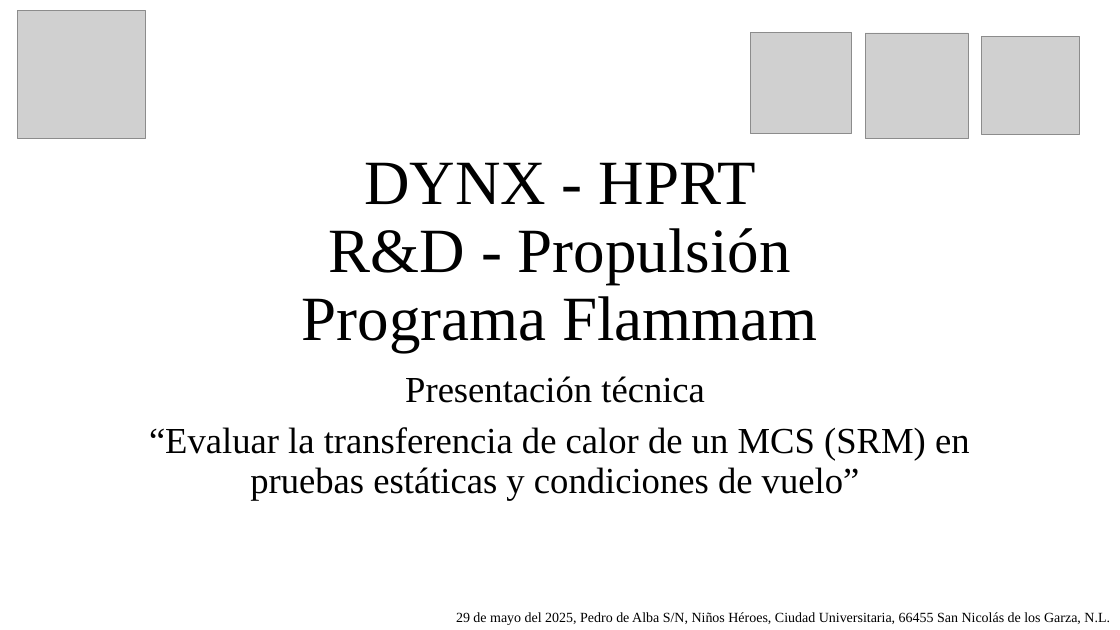
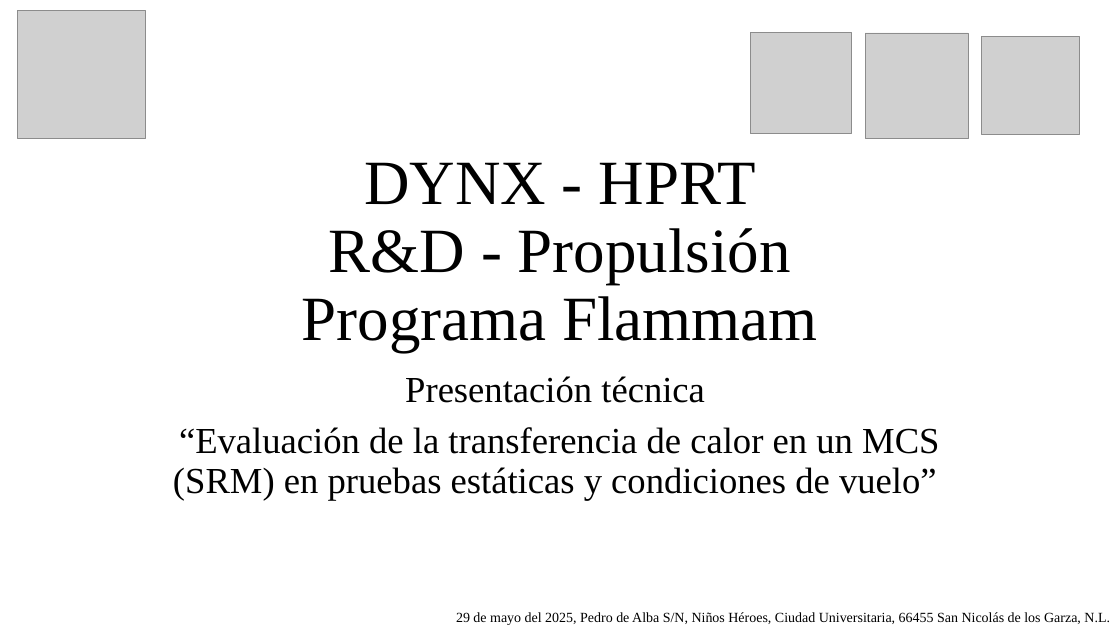
Before and after one commit to Archimedean2345/The-thermal-repository, a slide deck: slide 1 of Programa Flammam - R&D Propulsion.pptx. Drawn at 1120x630 pixels with LibreOffice and Linux fonts; fonts in the diff are those of the drawing; grey boxes stand for pictures. Boxes give left, top, right and bottom in pixels: in the first picture for what was removed or moved away, otherwise in the second. Text is boxed around its words. In the diff, an @@ line names an element or a change of style, - is before the commit and + after.

```diff
--- a/Programa Flammam - R&D Propulsion.pptx
+++ b/Programa Flammam - R&D Propulsion.pptx
@@ subtitle at box(173, 427, 939, 501): text changed @@
-“Evaluar la transferencia de calor de un MCS (SRM) en pruebas estáticas y condiciones de vuelo”
+“Evaluación de la transferencia de calor en un MCS (SRM) en pruebas estáticas y condiciones de vuelo”
```
Also in this commit, not shown: 24 other slides changed.
